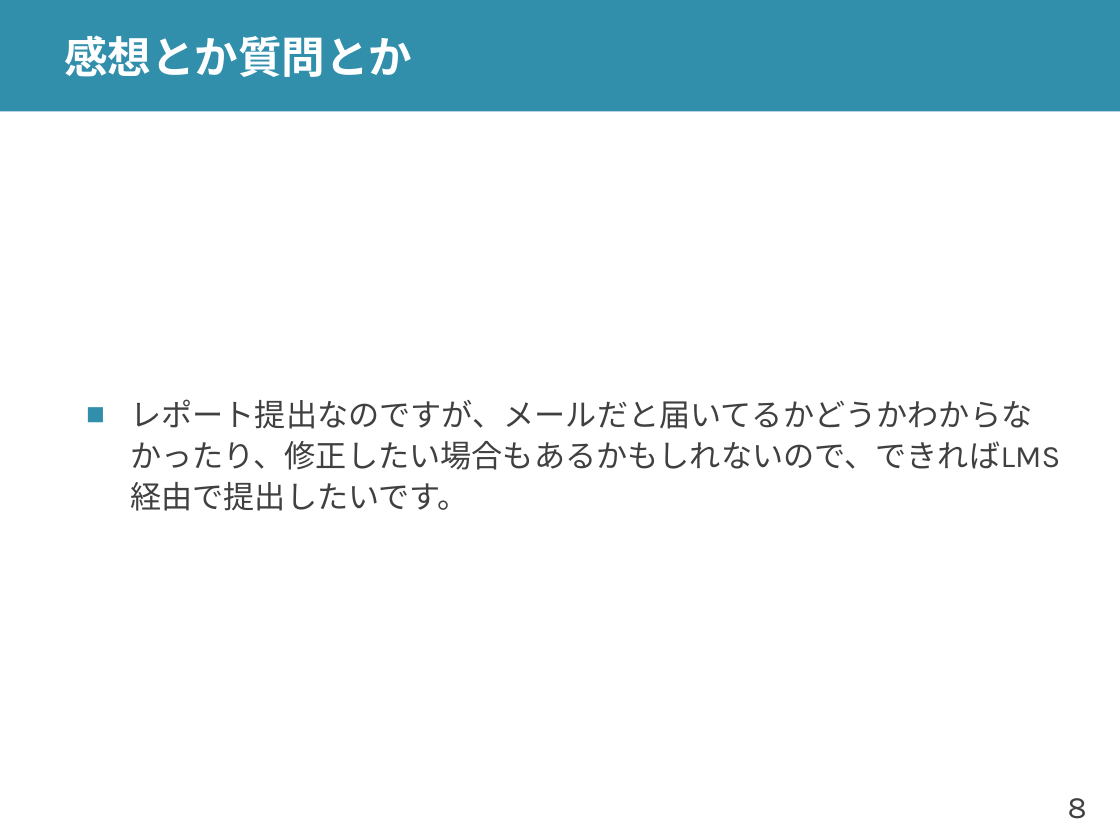
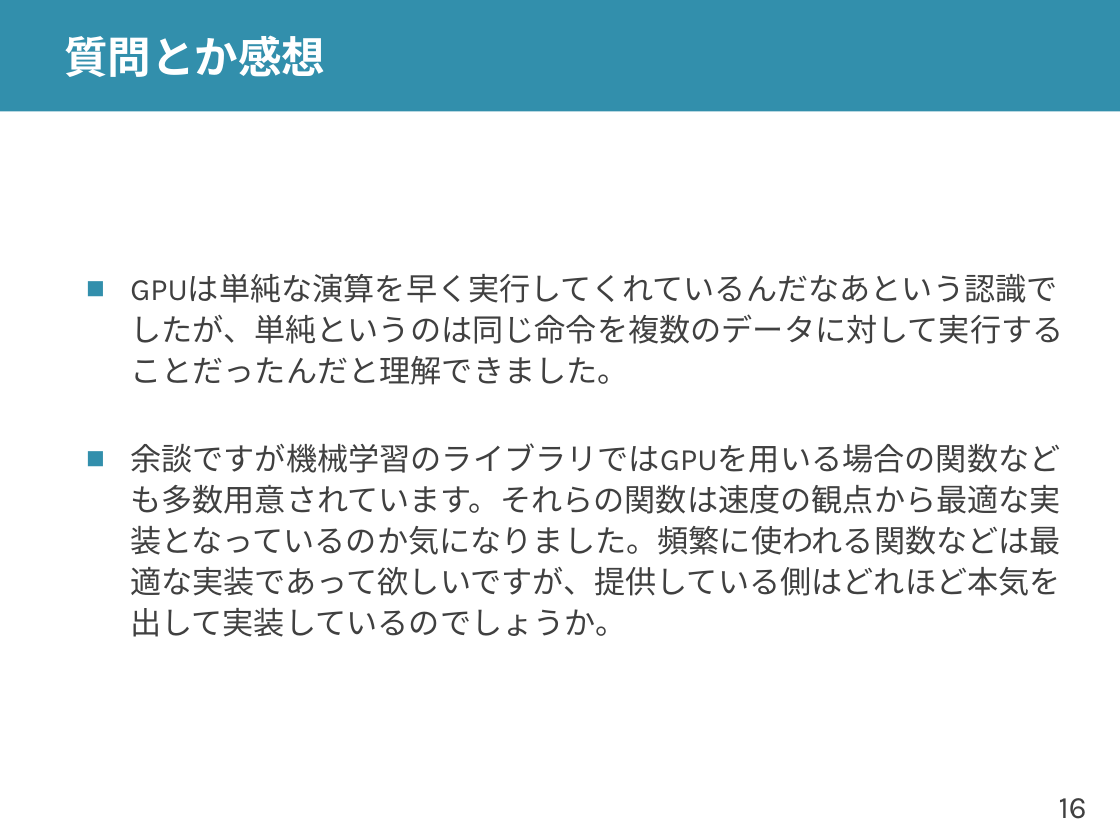
Before and after one commit to shioyadan/advanced-computer-organization, a slide deck: slide 16 of aco-shioya-12.pptx (slide 8 before the commit). Drawn at 1120x840 pixels with LibreOffice and Linux fonts; fonts in the diff are those of the drawing. Boxes give left, top, right and bottom in pixels: in the first picture for what was removed or moved away, otherwise in the second. Text is boxed around its words. In the diff, an @@ line names an element or a change of style, - is before the commit and + after.

```diff
--- a/aco-shioya-12.pptx
+++ b/aco-shioya-12.pptx
@@ title at <box>64,35,325,77</box>: text changed @@
-感想とか質問とか
+質問とか感想
@@ text at <box>130,314,1063,637</box>: text changed @@
-■ レポート提出なのですが、メールだと届いてるかどうかわからなかったり、修正したい場合もあるかもしれないので、できればLMS経由で提出したいです。
+■ GPUは単純な演算を早く実行してくれているんだなあという認識でしたが、単純というのは同じ命令を複数のデータに対して実行することだったんだと理解できました。
+■ 余談ですが機械学習のライブラリではGPUを用いる場合の関数なども多数用意されています。それらの関数は速度の観点から最適な実装となっているのか気になりました。頻繁に使われる関数などは最適な実装であって欲しいですが、提供している側はどれほど本気を出して実装しているのでしょうか。
@@ page number at <box>1059,798,1087,819</box>: text changed @@
-8
+16
```
Also in this commit, not shown: 10 other slides changed, 14 slides added, 1 slide removed, 2 other files.
